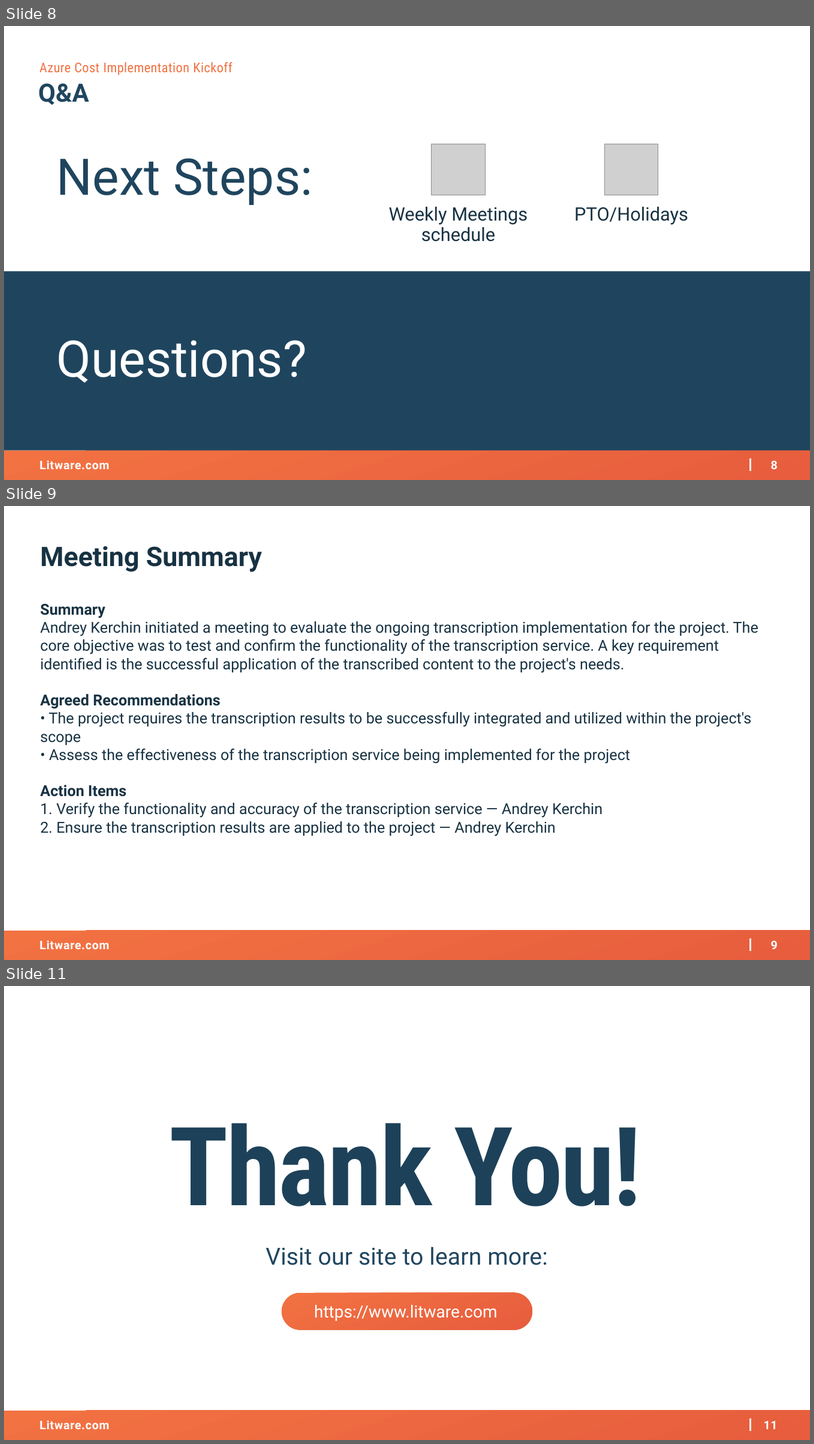
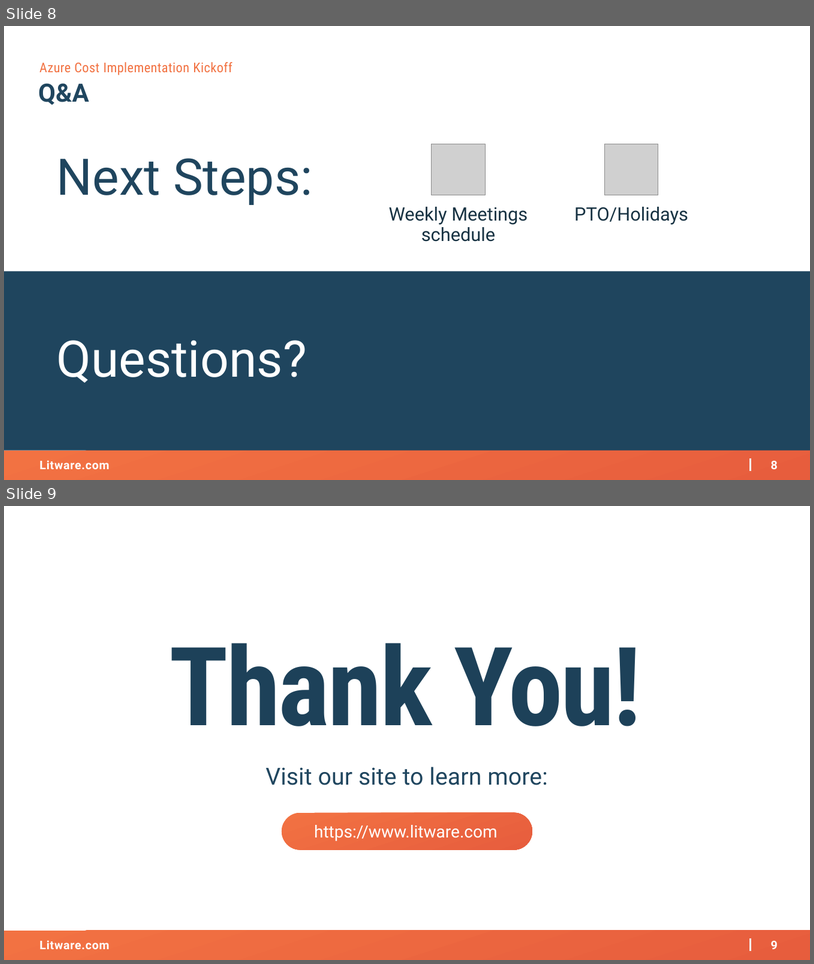
Before and after one commit to AKercha1/justtemporary, a slide deck: someproject/artifacts/kickoff-deck.pptx. Shown one above the other, each under a label of ours: slides 8, 9 and 11 before the commit, slides 8 and 9 after it; the slides between them are not shown. The pictures are 814x1444 and 814x964 pixels, drawn with LibreOffice and Linux fonts; fonts in the diff are those of the drawing; grey boxes stand for pictures; background and template pictures are left out. Boxes give left, top, right and bottom in pixels: in the first picture for what was removed or moved away, otherwise in the second. Text is boxed around its words. In the diff, an @@ line names an element or a change of style, - is before the commit and + after.

```diff
--- a/someproject/artifacts/kickoff-deck.pptx
+++ b/someproject/artifacts/kickoff-deck.pptx
@@ slide 9 removed at box(4, 506, 810, 960), background #FFFFFF; not listed: 4 template elements that a slide beside it also shows @@
@@ text removed at box(40, 546, 262, 572) @@
-Meeting Summary
@@ text removed at box(40, 604, 759, 836) @@
-Summary
-Andrey Kerchin initiated a meeting to evaluate the ongoing transcription implementation for the project. The core objective was to test and confirm the functionality of the transcription service. A key requirement identified is the successful application of the transcribed content to the project's needs.
-Agreed Recommendations
-• The project requires the transcription results to be successfully integrated and utilized within the project's scope
-• Assess the effectiveness of the transcription service being implemented for the project
-Action Items
-1. Verify the functionality and accuracy of the transcription service — Andrey Kerchin
-2. Ensure the transcription results are applied to the project — Andrey Kerchin
@@ what was slide 11 is now slide 9 @@
@@ page number at box(771, 940, 778, 949): text changed @@
-11
+9
```
Also in this commit, not shown: 1 other slide removed.
